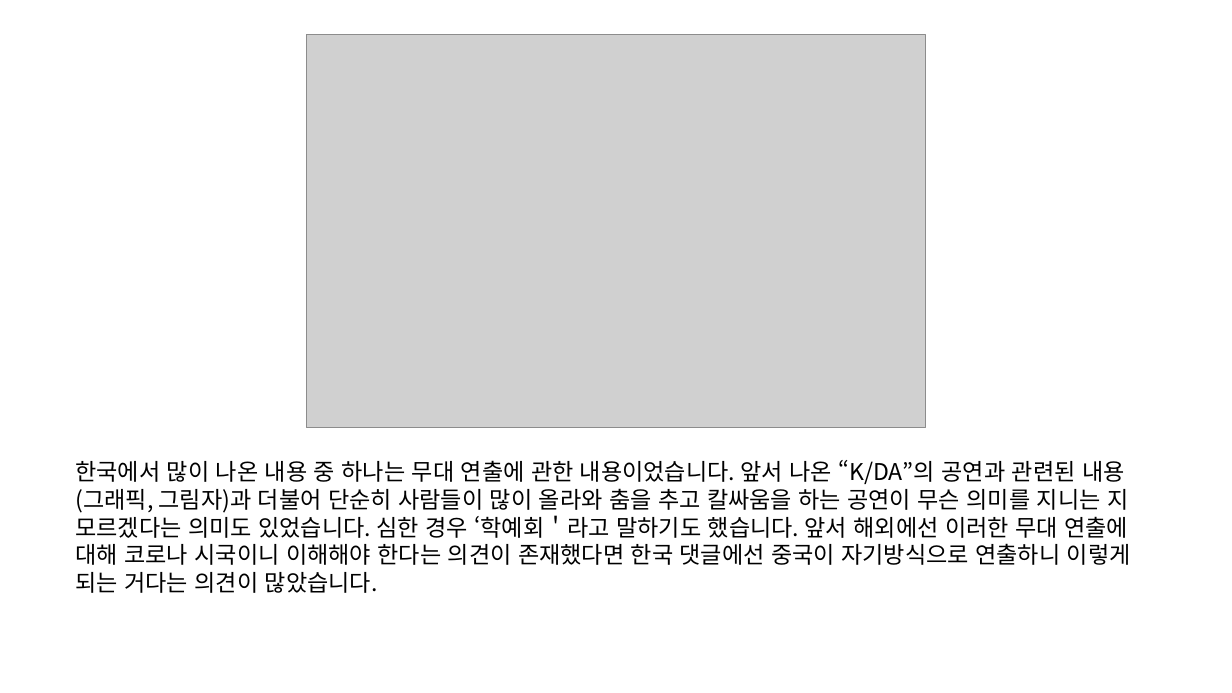
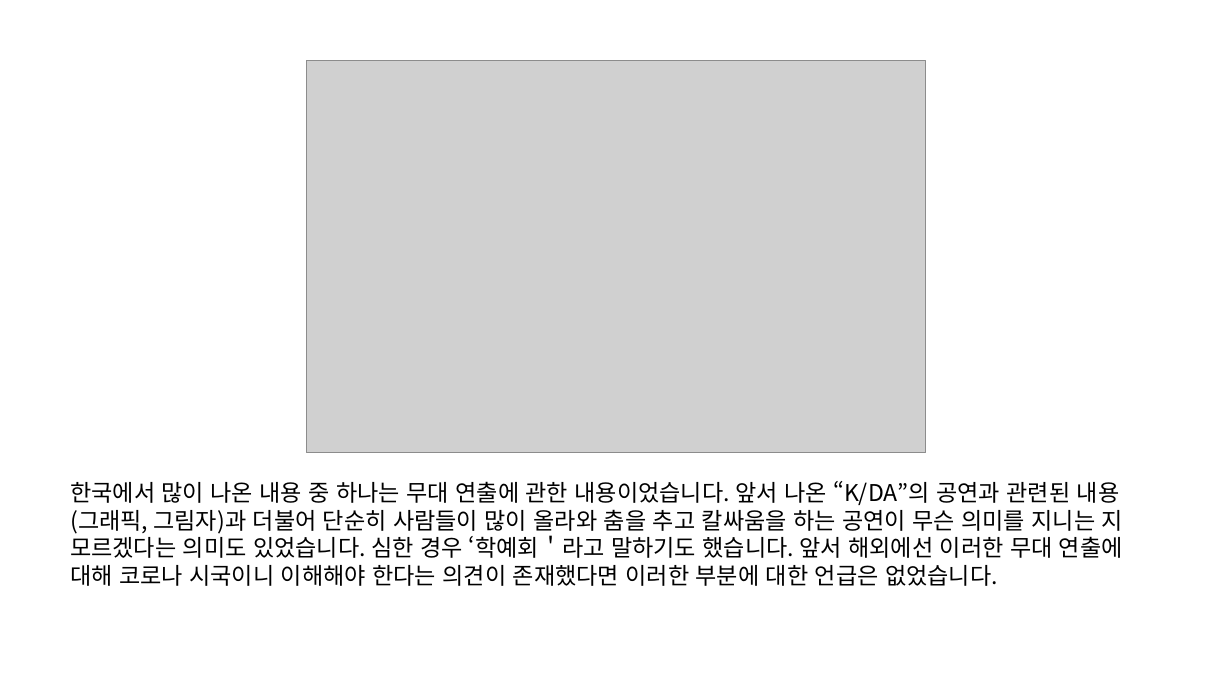
Before and after one commit to ParkSangJe/-, a slide deck: slide 6 of 임시 제작 PPT 1차 수정본.pptx (slide 7 before the commit). Drawn at 1232x693 pixels with LibreOffice and Linux fonts; fonts in the diff are those of the drawing; grey boxes stand for pictures. Boxes give left, top, right and bottom in pixels: in the first picture for what was removed or moved away, otherwise in the second. Text is boxed around its words. In the diff, an @@ line names an element or a change of style, - is before the commit and + after.

```diff
--- a/임시 제작 PPT 1차 수정본.pptx
+++ b/임시 제작 PPT 1차 수정본.pptx
@@ picture: place and size @@
-picture at <box>306,35,926,428</box>
+picture at <box>306,60,926,453</box>
@@ text at <box>70,481,1123,586</box>: text changed @@
-한국에서 많이 나온 내용 중 하나는 무대 연출에 관한 내용이었습니다. 앞서 나온 “K/DA”의 공연과 관련된 내용(그래픽, 그림자)과 더불어 단순히 사람들이 많이 올라와 춤을 추고 칼싸움을 하는 공연이 무슨 의미를 지니는 지 모르겠다는 의미도 있었습니다. 심한 경우 ‘학예회＇라고 말하기도 했습니다. 앞서 해외에선 이러한 무대 연출에 대해 코로나 시국이니 이해해야 한다는 의견이 존재했다면 한국 댓글에선 중국이 자기방식으로 연출하니 이렇게 되는 거다는 의견이 많았습니다.
+한국에서 많이 나온 내용 중 하나는 무대 연출에 관한 내용이었습니다. 앞서 나온 “K/DA”의 공연과 관련된 내용(그래픽, 그림자)과 더불어 단순히 사람들이 많이 올라와 춤을 추고 칼싸움을 하는 공연이 무슨 의미를 지니는 지 모르겠다는 의미도 있었습니다. 심한 경우 ‘학예회＇라고 말하기도 했습니다. 앞서 해외에선 이러한 무대 연출에 대해 코로나 시국이니 이해해야 한다는 의견이 존재했다면 이러한 부분에 대한 언급은 없었습니다.
```
Also in this commit, not shown: 7 other slides changed, 2 slides removed.
